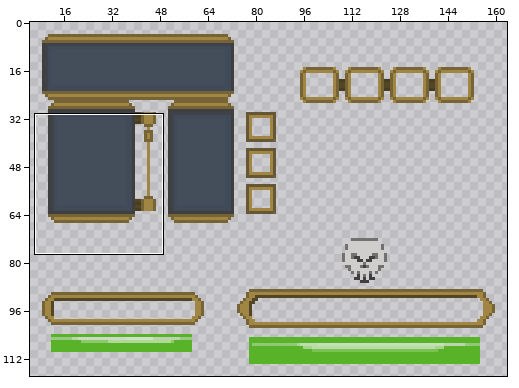
Sprite sheet: Assets/Sprites/GUI/Shop UI.png. The picture above shows the old version from afar; the outline marks the close-up.
Close-up. The starting point:
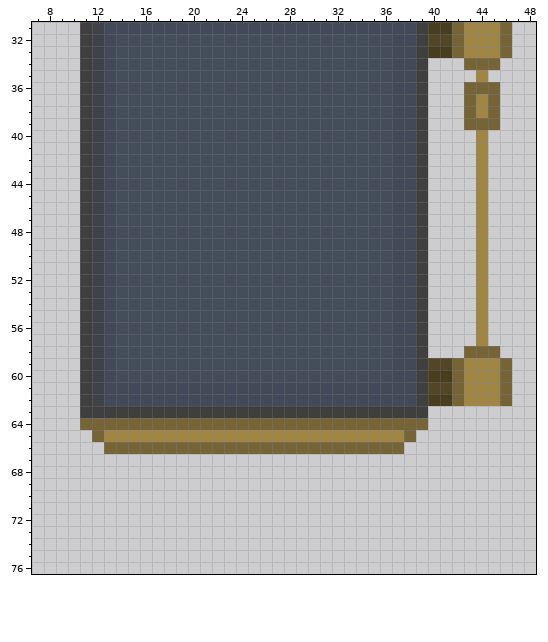
The file is 164x134 pixels. Colours within 5 levels of each other are drawn and written as one. Shown: x 7..48, y 31..76. The wide view leaves out empty margins.
After the commit:
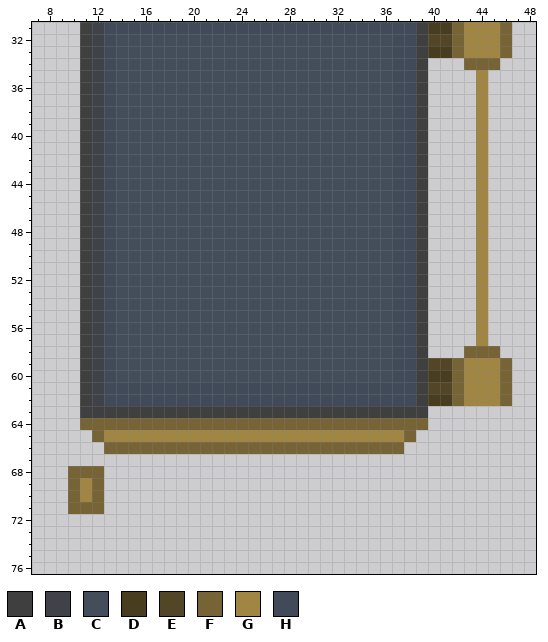
Palette (. is transparent): A #3f3f3f  B #3f4349  C #404a57f7  D #493d1f  E #534626  F #776436  G #a18543  H #404a58
Author's note on the commit: [UI] Added in updated shop - Shop now has the new redesigned UI
What changed:
Changed rows in their new state; - is an unchanged pixel.
first column x 43:
36 .G.
37 .-.
38 .-.
39 .G.
first column x 10:
68 FFF
69 FGF
70 FGF
71 FFF
Boxes around the changes in both close-ups, in picture pixels (x1, y1, x2, y2):
changed: (464, 82, 500, 130)
added: (68, 466, 104, 514)
